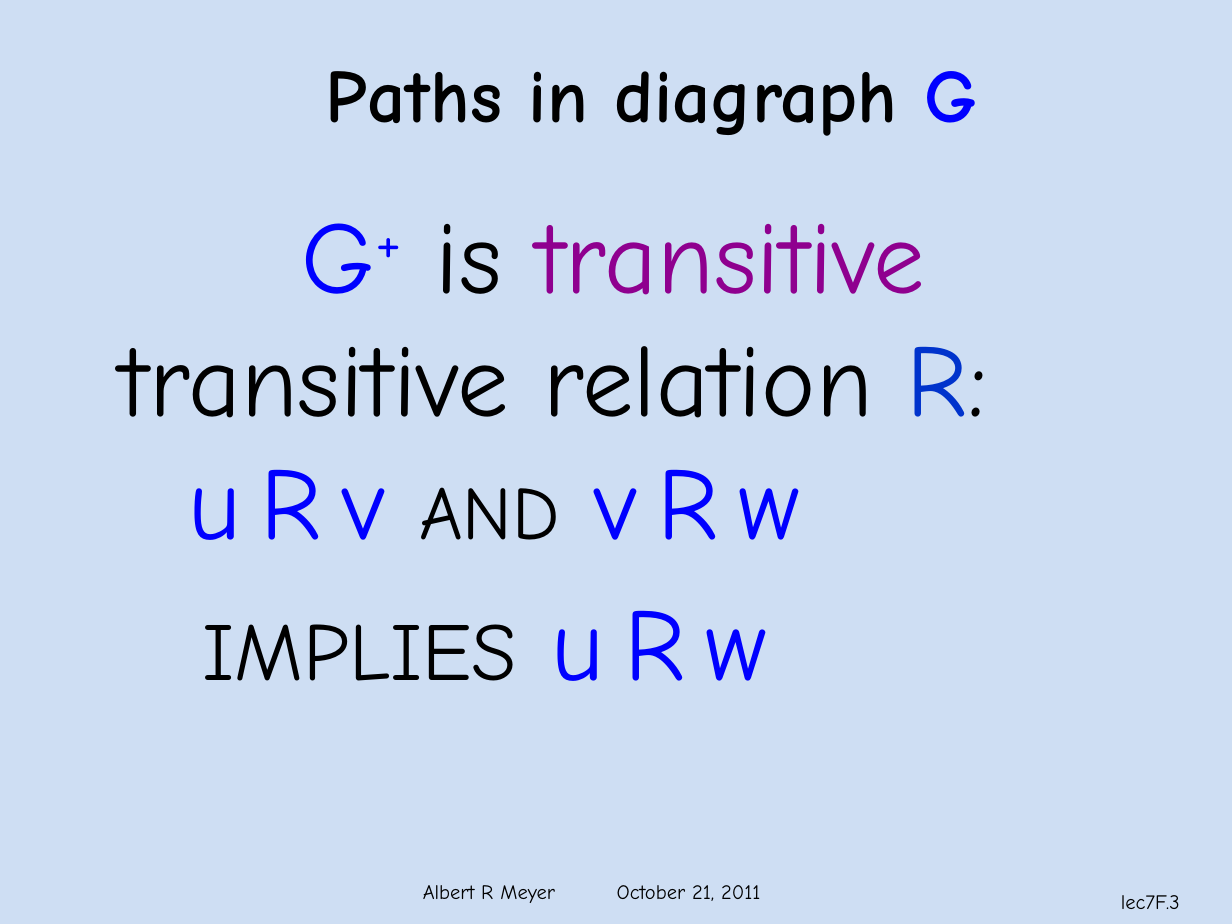
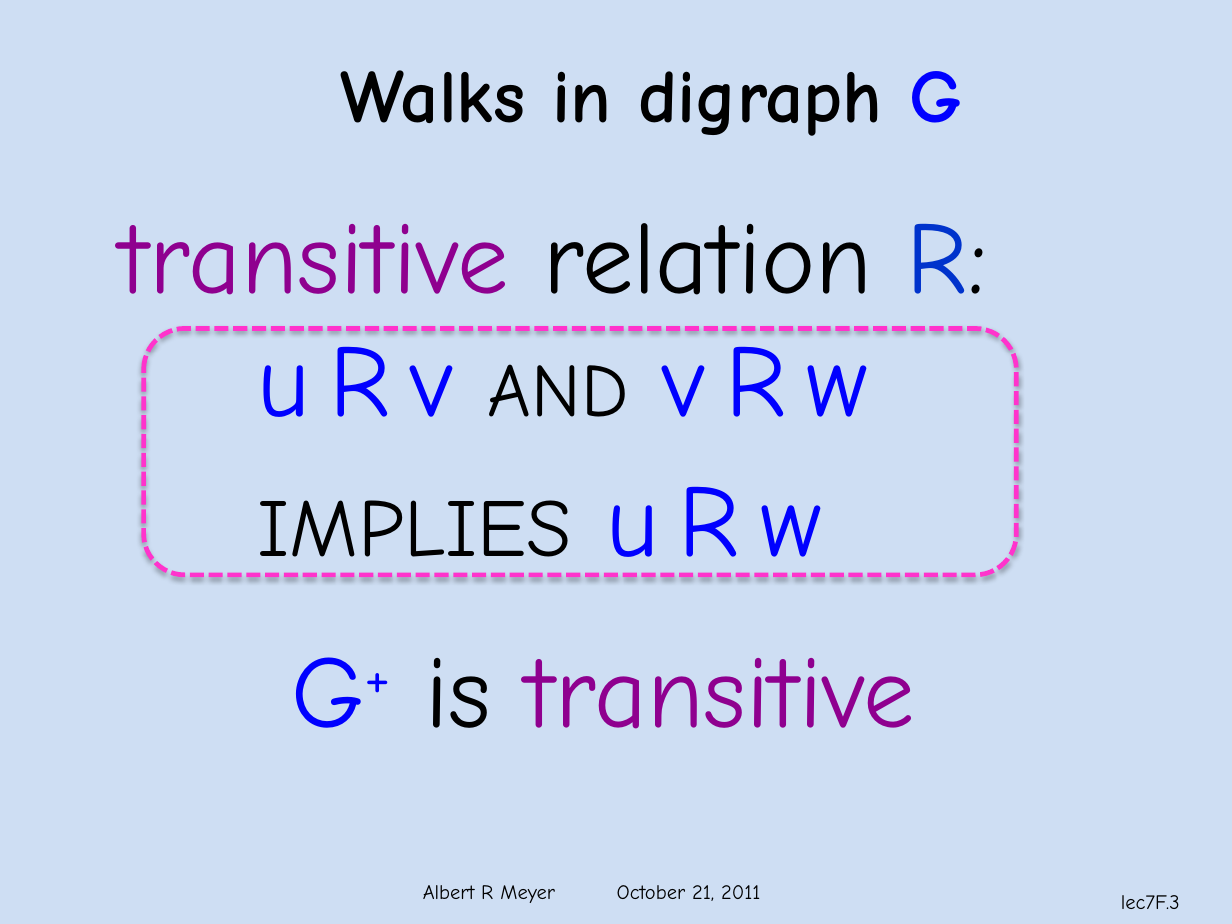
Before and after one commit to armeyer/mcs_web, a slide deck: slide 3 of fall11/slidesF11/slides7f.pptx. Drawn at 1232x924 pixels with LibreOffice and Linux fonts; fonts in the diff are those of the drawing; background and template pictures are left out. Boxes give left, top, right and bottom in pixels: in the first picture for what was removed or moved away, otherwise in the second. Text is boxed around its words. In the diff, an @@ line names an element or a change of style, - is before the commit and + after.

```diff
--- a/fall11/slidesF11/slides7f.pptx
+++ b/fall11/slidesF11/slides7f.pptx
@@ text at box(341, 70, 963, 136): text changed @@
-Paths in diagraph G
+Walks in digraph G
@@ text at box(120, 223, 987, 582): text colour #000000 to #8F008F in "transitive"; more space between paragraphs @@
@@ text at box(302, 223, 925, 295): paragraph removed @@
-G+ is transitive
@@ rounded rectangle added at box(144, 329, 1016, 575), outline #FF33CC 2.75 pt dashed @@
@@ text at box(291, 657, 915, 729): paragraph added @@
+G+ is transitive
```
Also in this commit, not shown: 3 other slides changed, 3 slides added, 4 slides removed, 1 other file.
